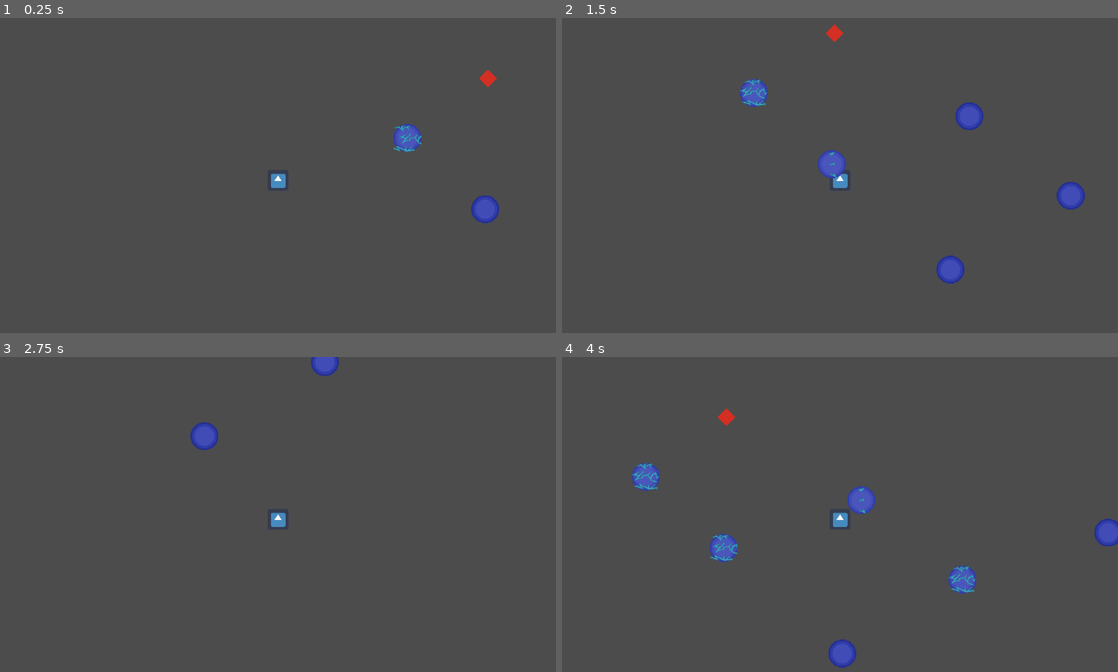
Above: before the commit, frames 1-4 (two rows, left to right).
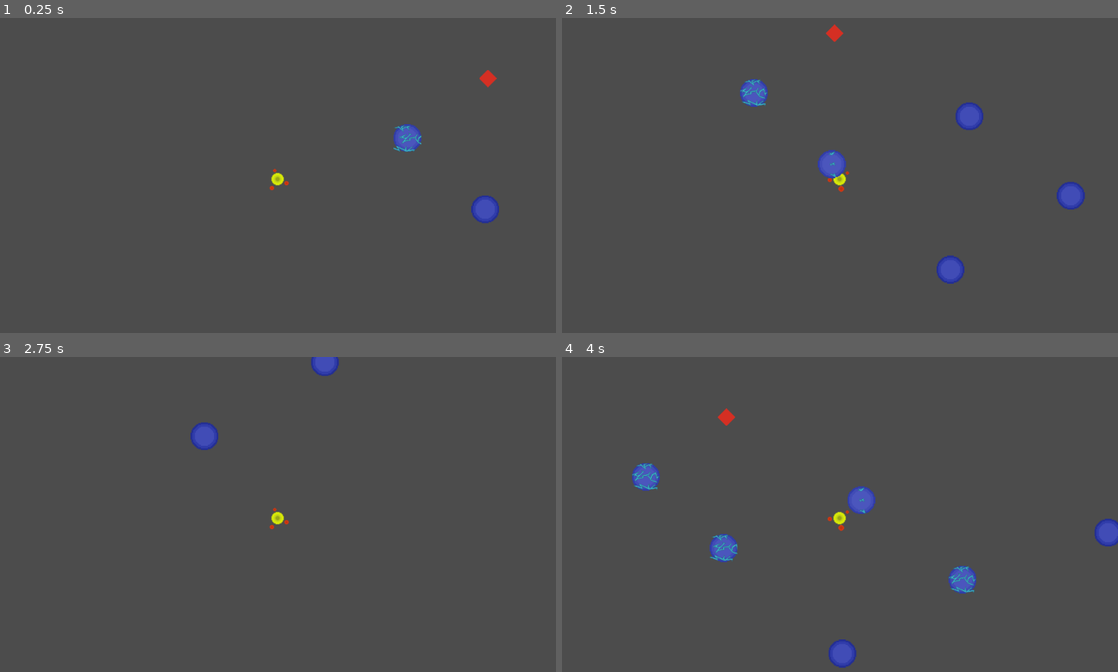
Above: after the commit, the same moments.

Repository: agusmao/connection
Game: Godot game, scene res://Levels/LevelTemplate.tscn
Same seed, same stepped clock (60 frames per second), same inputs: the game is played once before the commit and once after it. The engine's default icon, where the game draws it, is replaced by a stand-in: a white triangle on a blue panel in a dark square.
Inputs:
- Up to frame 1 (0.25 s): no input
- Up to frame 2 (1.5 s): hold Right (ui_right) 0.53-1.28 s; hold Down (ui_down) from 1.28 s (still down)
- Up to frame 3 (2.75 s): release Down (ui_down) at 2.03 s; hold Right (ui_right) from 2.03 s (still down)
- Up to frame 4 (4 s): release Right (ui_right) at 2.78 s; hold Up (ui_up) 2.78-3.53 s; hold Left (ui_left) from 3.53 s (still down)

The runs differ from the first frame. In frame 1, 0.2% of the frame differs, in the area x 48-52%, y 47-55%; in frame 2, 0.1%; in frame 3, 0.2%; in frame 4, 0.2%, in the area x 47-52%, y 48-56%.

Commit message:
CharacterAnimation

Diff:
--- a/Player/Player.tscn
+++ b/Player/Player.tscn
@@ -1,20 +1,51 @@
-[gd_scene load_steps=4 format=2]
+[gd_scene load_steps=9 format=2]
 
-[ext_resource path="res://icon.png" type="Texture" id=1]
+[ext_resource path="res://assets/images/Atom.png" type="Texture" id=1]
 [ext_resource path="res://Player/Player.gd" type="Script" id=2]
 
 [sub_resource type="RectangleShape2D" id=1]
 extents = Vector2( 19.7346, 19.5241 )
 
+[sub_resource type="AtlasTexture" id=2]
+flags = 4
+atlas = ExtResource( 1 )
+region = Rect2( 0, 0, 32, 32 )
+
+[sub_resource type="AtlasTexture" id=3]
+flags = 4
+atlas = ExtResource( 1 )
+region = Rect2( 32, 0, 32, 32 )
+
+[sub_resource type="AtlasTexture" id=4]
+flags = 4
+atlas = ExtResource( 1 )
+region = Rect2( 0, 32, 32, 32 )
+
+[sub_resource type="AtlasTexture" id=5]
+flags = 4
+atlas = ExtResource( 1 )
+region = Rect2( 32, 32, 32, 32 )
+
+[sub_resource type="SpriteFrames" id=6]
+animations = [ {
+"frames": [ SubResource( 2 ), SubResource( 3 ), SubResource( 4 ), SubResource( 5 ) ],
+"loop": true,
+"name": "moving",
+"speed": 5.0
+} ]
+
 [node name="Player" type="KinematicBody2D"]
 script = ExtResource( 2 )
-
-[node name="icon" type="Sprite" parent="."]
-scale = Vector2( 0.6, 0.6 )
-texture = ExtResource( 1 )
 
 [node name="CollisionShape2D" type="CollisionShape2D" parent="."]
 shape = SubResource( 1 )
 
 [node name="Camera2D" type="Camera2D" parent="."]
 current = true
+
+[node name="AnimatedSprite" type="AnimatedSprite" parent="."]
+scale = Vector2( 1.5, 1.5 )
+frames = SubResource( 6 )
+animation = "moving"
+frame = 2
+playing = true
Binary file added: assets/images/Atom.png
Not shown, added: assets/images/Atom.png.import
